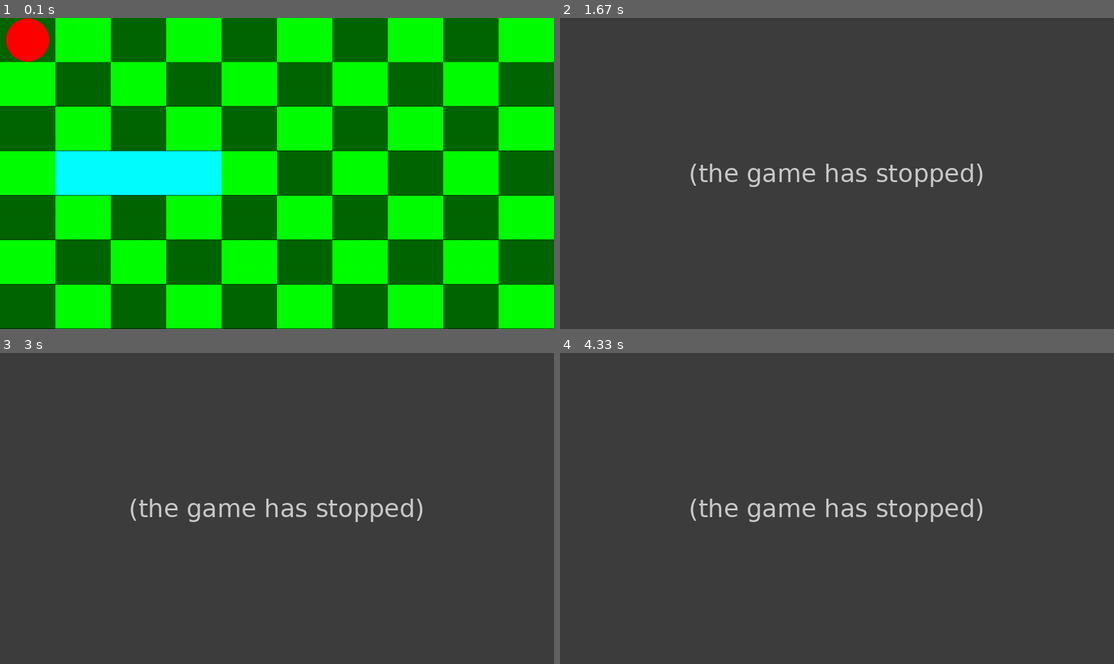
Above: before the commit, frames 1-4 (two rows, left to right).
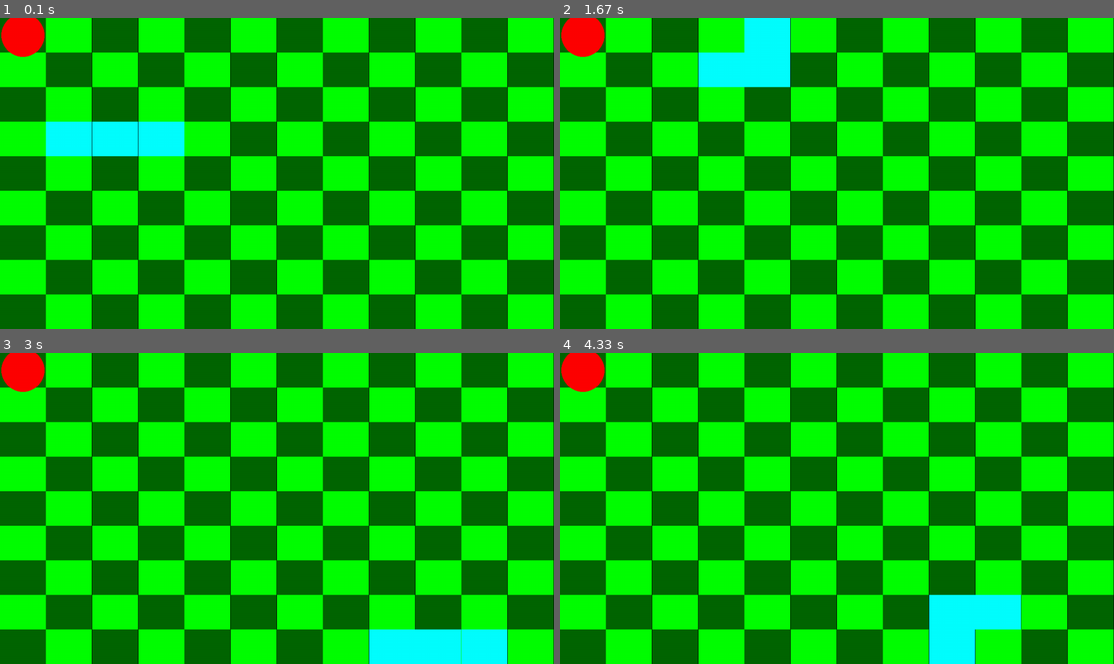
Above: after the commit, the same moments.

Repository: aphTu/Snake-Pygame
Game: pygame game, started from main.py
Same seed, same stepped clock (60 frames per second), same inputs: the game is played once before the commit and once after it.
Inputs:
- Up to frame 1 (0.1 s): no input
- Up to frame 2 (1.67 s): tap A at 0.33 s; tap W at 0.67 s; hold Right 1-1.47 s; hold Up from 1.5 s (still down)
- Up to frame 3 (3 s): release Up at 1.8 s; hold Right 1.83-2.3 s; hold Left 2.33-2.87 s; hold Down from 2.9 s (still down)
- Up to frame 4 (4.33 s): release Down at 3.2 s; hold Left 3.23-3.63 s; hold Up 3.67-4.03 s; hold Right from 4.07 s (still down)

The runs differ from the first frame. In frame 1, 55% of the frame differs, in the area x 0-100%, y 0-100%; in frame 2, 100%; in frame 3, 100%; in frame 4, 100%.
Before the commit the program exited at 0.38 s; later frames show no game.

Commit message:
changed updateLength in snake.py
fixed the bug where it was creating the tail of the snake on a different
block than expected.

Diff:
--- a/apple.py
+++ b/apple.py
@@ -77,5 +77,5 @@
     invalid_position.update(dr)
     if chosenPosition in invalid_position:
       return False
-    print(invalid_position)
+    # print(invalid_position)
     return True
--- a/main.py
+++ b/main.py
@@ -10,11 +10,12 @@
 # window.maximize()
 SCREEN_LENGTH, SCREEN_WIDTH = pygame.display.get_window_size()
 print(SCREEN_LENGTH, SCREEN_WIDTH)
-
-snake_size = (SCREEN_LENGTH/10, SCREEN_WIDTH/7)
+block_length = 12
+block_width = 9
+snake_size = (SCREEN_LENGTH/block_length, SCREEN_WIDTH/block_width)
 print(f"Snake size aka divded space {snake_size[0], snake_size[1]}")
 snake = Snake((0,255,255),snake_size)
-board = Board(7, 10, SCREEN_WIDTH, SCREEN_LENGTH)
+board = Board(block_width, block_length, SCREEN_WIDTH, SCREEN_LENGTH)
 clock = pygame.time.Clock()
 run = True
 allow_input = True
@@ -58,7 +59,7 @@
         pass
   snake.hitApple(apple)
   if apple.eaten:
-    apple.newPosition(10,7, snake.getPosition(), snake_size, board.getBoundary())
+    apple.newPosition(block_length,block_width, snake.getPosition(), snake_size, board.getBoundary())
     apple.updateEaten()
   time_elapsed+=dt
   pygame.display.update()
--- a/snake.py
+++ b/snake.py
@@ -23,16 +23,19 @@
       pass
       #direction should stay same if it not perpendicular
   def updateLength(self):
-    tail = self.getPosition()[0]
-    if self.direction == 'u':
+    tail = self.getPosition()[self.length-1]
+    bottom_two = self.getPosition()[-2:]
+    change_x = bottom_two[0][0] - bottom_two[1][0]
+    change_y = bottom_two[0][1] - bottom_two[1][1]
+    if change_x < 0:
+      self.position.insert(0, (tail[0] + self.snake_size[0], tail[1]))
+    elif change_x > 0:
+      self.position.insert(0, (tail[0] - self.snake_size[0], tail[1]))
+    elif change_y > 0:
+      self.position.insert(0, (tail[0], tail[1] - self.snake_size[1]))
+    else:
       self.position.insert(0,(tail[0], tail[1] + self.snake_size[1]))
-    if self.direction =='d':
-      self.position.insert(0, (tail[0], tail[1] - self.snake_size[1]))
 
-    if self.direction=='r':
-      self.position.insert(0, (tail[0] + self.snake_size[0], tail[1]))
-    if self.direction == 'l':
-      self.position.insert(0, (tail[0] - self.snake_size[0], tail[1]))
     self.length+=1
 
   def getPosition(self):
Not shown, changed: .gitignore
